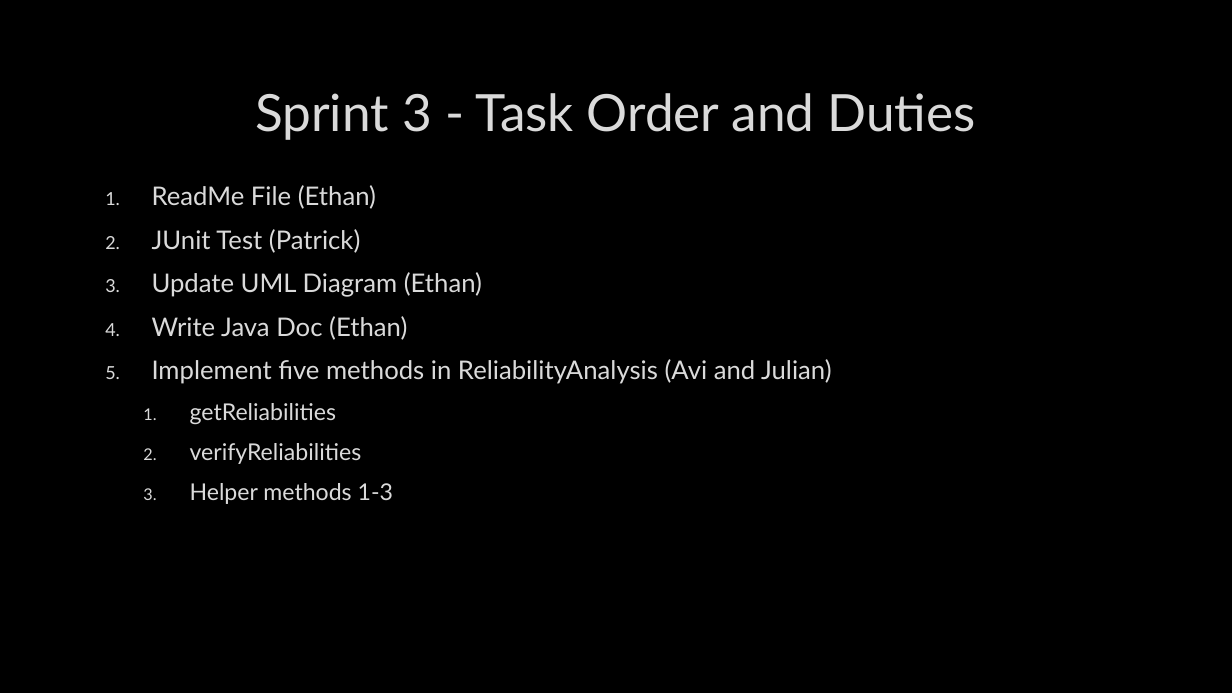
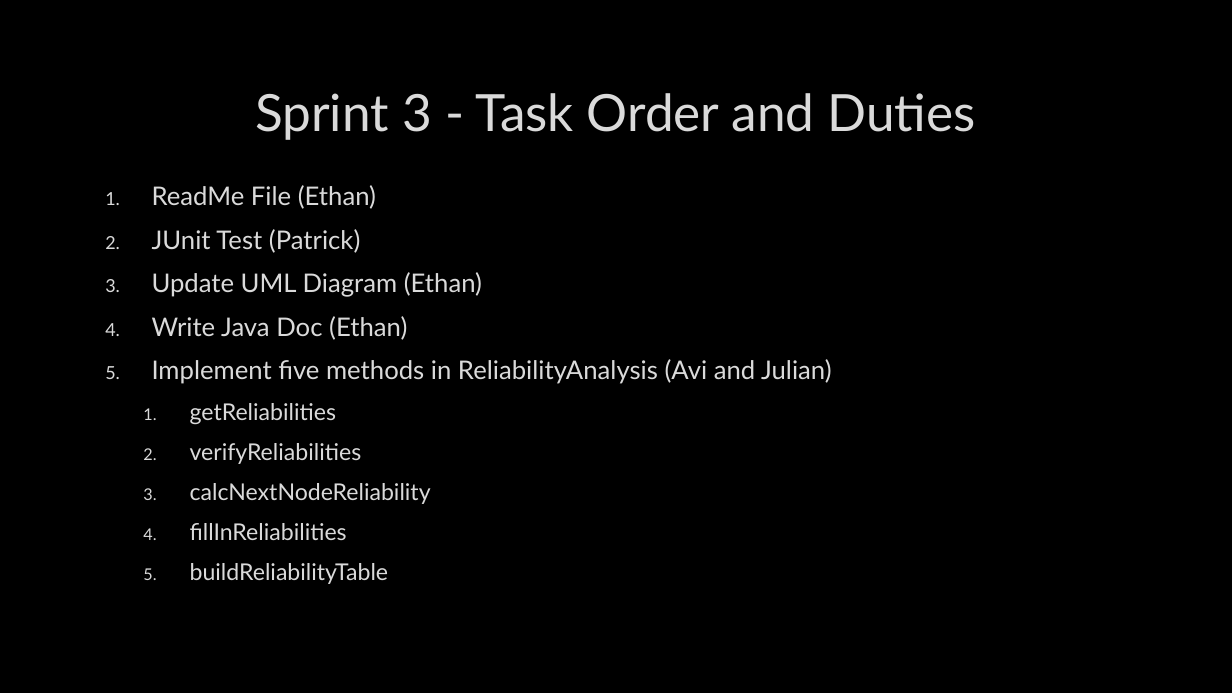
Before and after one commit to julianwemmie/Warp, a slide deck: slide 7 of SWD Project Plan.pptx. Drawn at 1232x693 pixels with LibreOffice and Linux fonts; fonts in the diff are those of the drawing; background and template pictures are left out. Boxes give left, top, right and bottom in pixels: in the first picture for what was removed or moved away, otherwise in the second. Text is boxed around its words. In the diff, an @@ line names an element or a change of style, - is before the commit and + after.

```diff
--- a/SWD Project Plan.pptx
+++ b/SWD Project Plan.pptx
@@ text at (x1=190, y1=483, x2=431, y2=584): text changed @@
-  3. Helper methods 1-3
+  3. calcNextNodeReliability
+  4. fillInReliabilities
+  5. buildReliabilityTable
```
Also in this commit, not shown: 3 other slides changed, 2 slides added, 2 other files.
